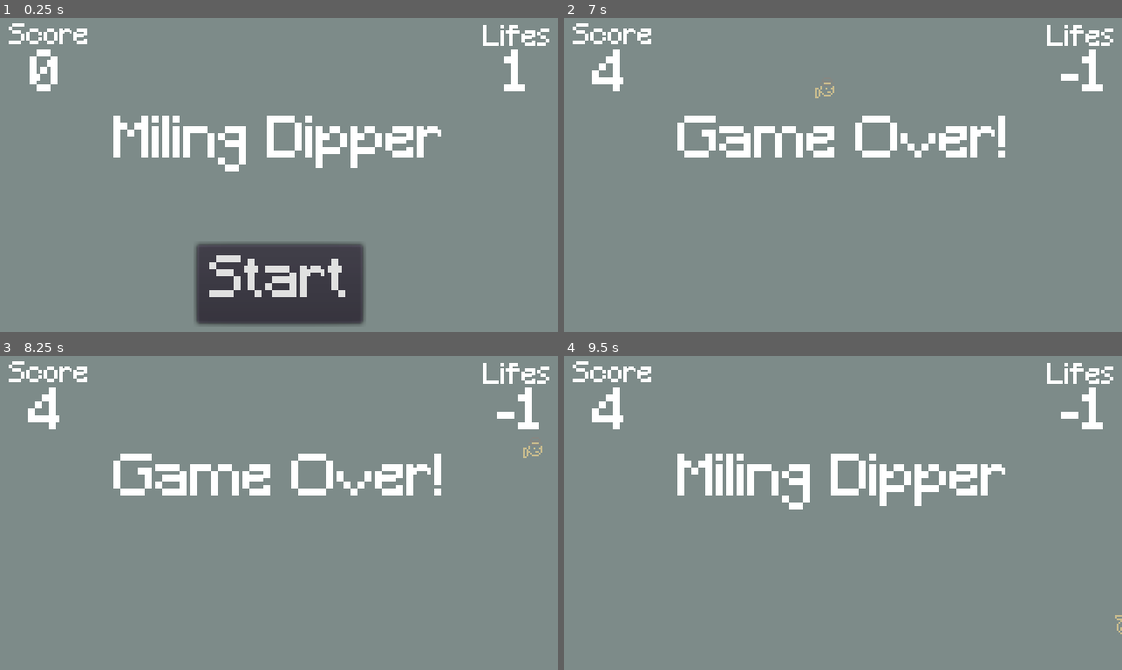
Above: before the commit, frames 1-4 (two rows, left to right).
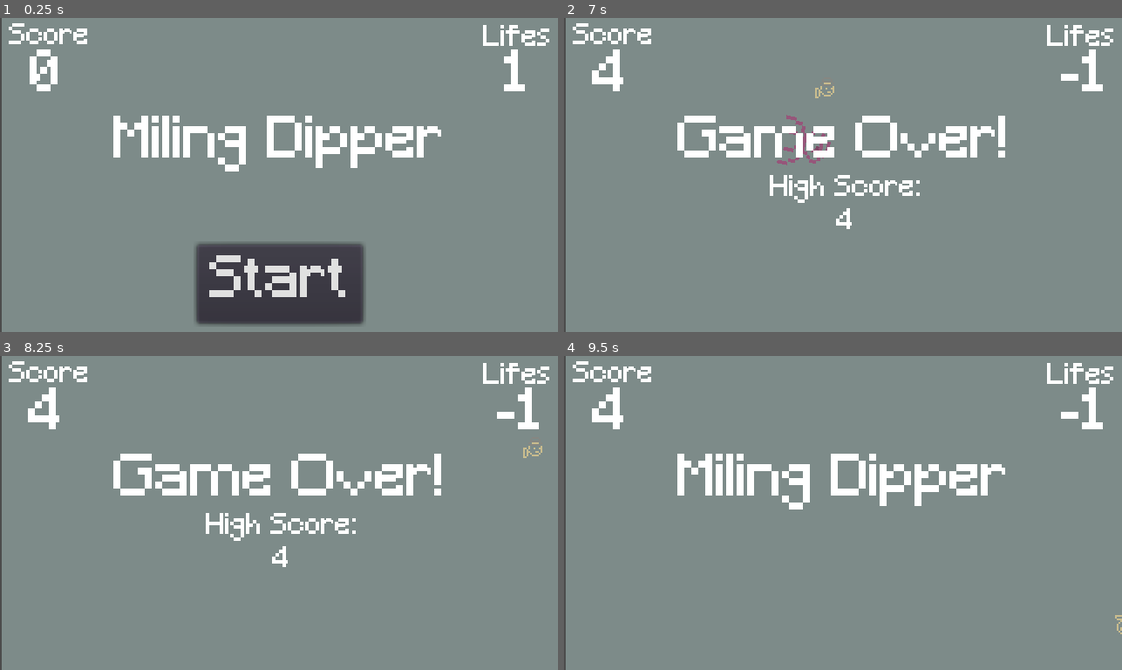
Above: after the commit, the same moments.

Repository: gabrielmadeiracamargo/Miling-Dipper
Game: Godot game, scene res://Main.tscn
Same seed, same stepped clock (60 frames per second), same inputs: the game is played once before the commit and once after it.
Inputs:
- Up to frame 1 (0.25 s): no input
- Up to frame 2 (7 s): click "Start" at 0.5 s; tap Enter at 1.25 s; hold Up (ui_up) 1.28-2.78 s; hold Left (ui_left) 2.78-4.28 s; hold Down (ui_down) 4.28-5.03 s; tap Space at 5 s; hold Right (ui_right) 5.03-5.78 s; hold Up (ui_up) 5.78-6.53 s; hold Right (ui_right) from 6.53 s (still down)
- Up to frame 3 (8.25 s): keep holding Right (ui_right)
- Up to frame 4 (9.5 s): tap Enter at 8.75 s; release Right (ui_right) at 8.78 s; hold Down (ui_down) from 8.78 s (still down)

The runs differ from the first frame. In frame 1, 0.3% of the frame differs, in the area x 0-1%, y 0-100%; in frame 2, 1.3%, in the area x 0-64%, y 0-100%; in frame 3, 1.1%; in frame 4, 0.3%.

Commit message:
Indicador de high score

Diff:
--- a/Main.gd
+++ b/Main.gd
@@ -27,6 +27,10 @@
 		$ScoreTimer.stop()
 		$MobTimer.stop()
 		$HUD.show_game_over()
+		$HighScore.show()
+		$HighScore.text = "High Score:\n" + str(highscore)
+		yield(get_tree().create_timer(2), "timeout")
+		$HighScore.hide()
 		get_tree().call_group("mobs", "queue_free")
 
 func new_game():
--- a/Main.tscn
+++ b/Main.tscn
@@ -16,6 +16,9 @@
 font_data = ExtResource( 5 )
 
 [sub_resource type="DynamicFont" id=3]
+font_data = ExtResource( 5 )
+
+[sub_resource type="DynamicFont" id=4]
 font_data = ExtResource( 5 )
 
 [node name="Main" type="Node"]
@@ -46,6 +49,8 @@
 show_behind_parent = true
 anchor_right = 1.0
 anchor_bottom = 1.0
+margin_left = 0.667419
+margin_right = 0.667419
 color = Color( 0.686275, 0.796078, 0.784314, 0.490196 )
 __meta__ = {
 "_edit_use_anchors_": false
@@ -77,6 +82,18 @@
 "_edit_use_anchors_": false
 }
 
+[node name="HighScore" type="Label" parent="."]
+anchor_top = 0.5
+anchor_right = 1.0
+anchor_bottom = 0.5
+margin_left = 2.66968
+custom_fonts/font = SubResource( 4 )
+align = 1
+autowrap = true
+__meta__ = {
+"_edit_use_anchors_": false
+}
+
 [connection signal="hit" from="Player" to="." method="game_over"]
 [connection signal="timeout" from="MobTimer" to="." method="_on_MobTimer_timeout"]
 [connection signal="timeout" from="ScoreTimer" to="." method="_on_ScoreTimer_timeout"]
Not shown: 1 places in Main.tscn that only renumber resources
